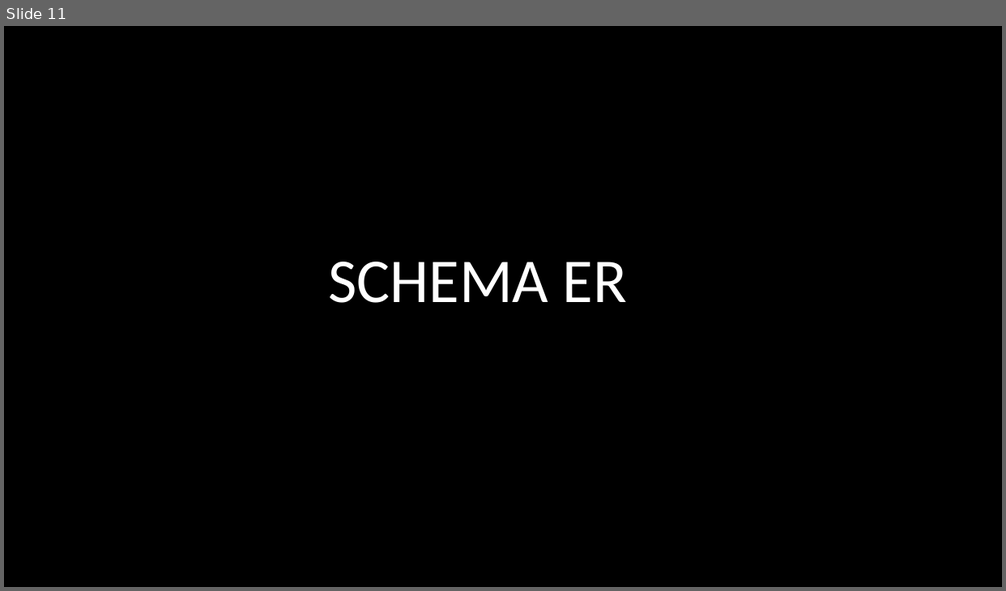
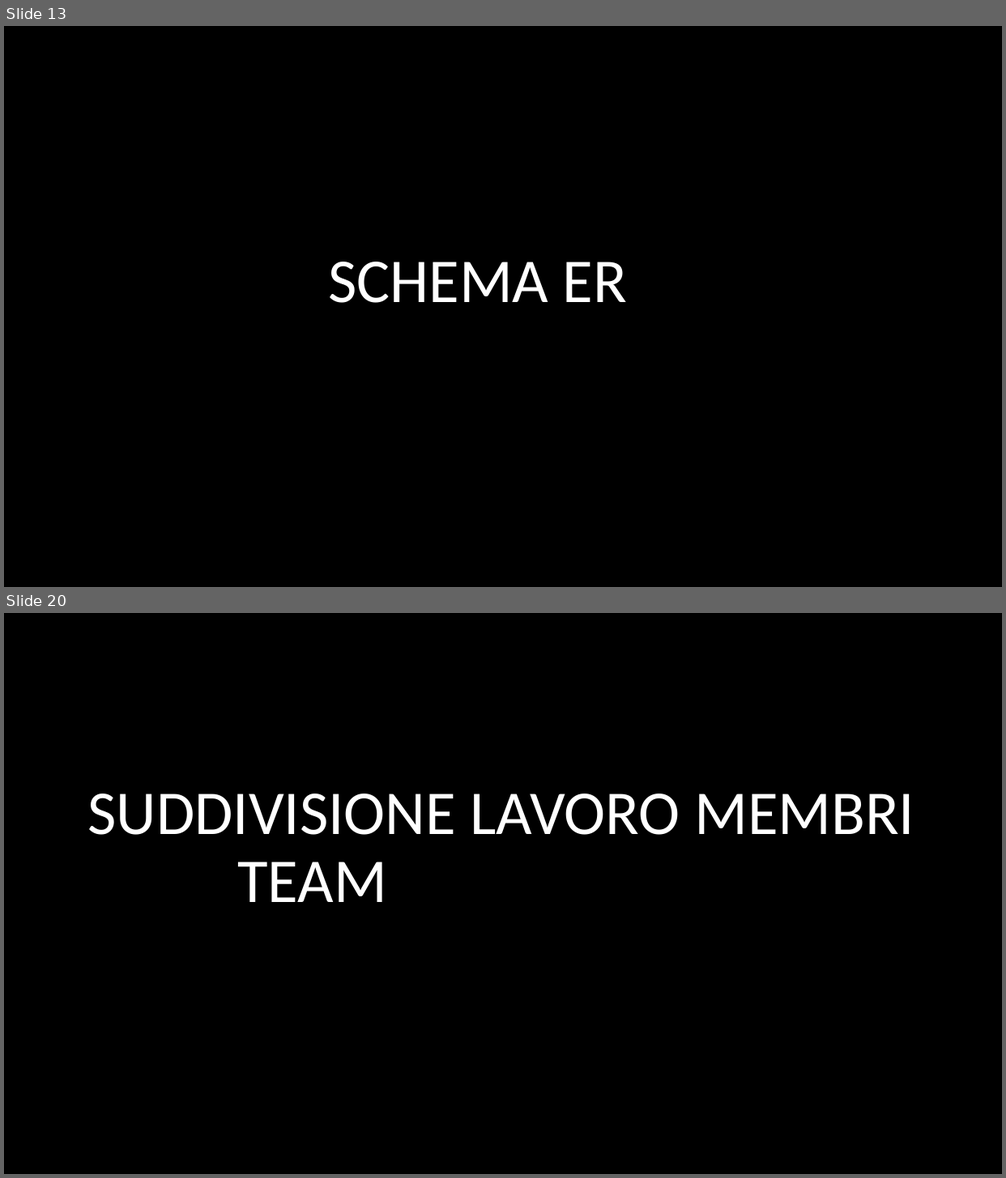
Before and after one commit to DrRek/ProgettoPW, a slide deck: Presentazione/Presentazione Progetto.pptx. Shown one above the other, each under a label of ours: slide 11 before the commit, slides 13 and 20 after it; the slides between them are not shown. The pictures are 1006x591 and 1006x1178 pixels, drawn with LibreOffice and Linux fonts; fonts in the diff are those of the drawing. Boxes give left, top, right and bottom in pixels: in the first picture for what was removed or moved away, otherwise in the second. Text is boxed around its words. In the diff, an @@ line names an element or a change of style, - is before the commit and + after.

Commit message:
Presentazione QUASI completa
Se avete tempo o domattina visionatela e continuatela (perchè non so
come fare le diapositive per il layout e come scrivere la divisione del
lavoro fra membri del team).

```diff
--- a/Presentazione/Presentazione Progetto.pptx
+++ b/Presentazione/Presentazione Progetto.pptx
@@ slide 20 added at bbox=[4, 613, 1002, 1174], background #000000 @@
@@ title added at bbox=[87, 794, 914, 902], 60 pt, text #FFFFFF @@
+SUDDIVISIONE LAVORO MEMBRI TEAM
@@ what was slide 11 is now slide 13 @@
```
Also in this commit, not shown: 8 other slides added.
